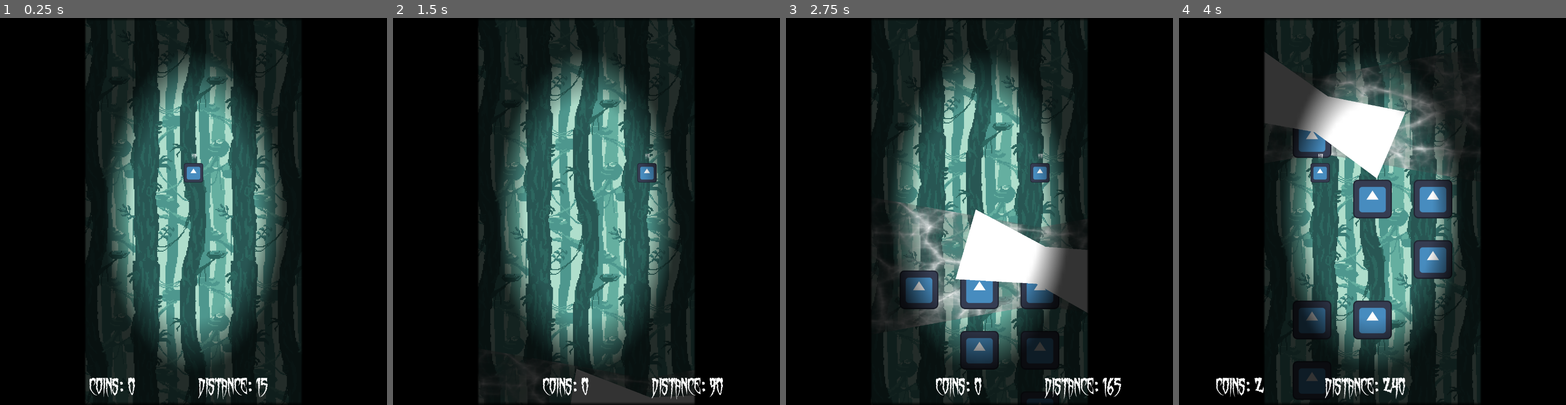
Above: before the commit, frames 1-4 (left to right).
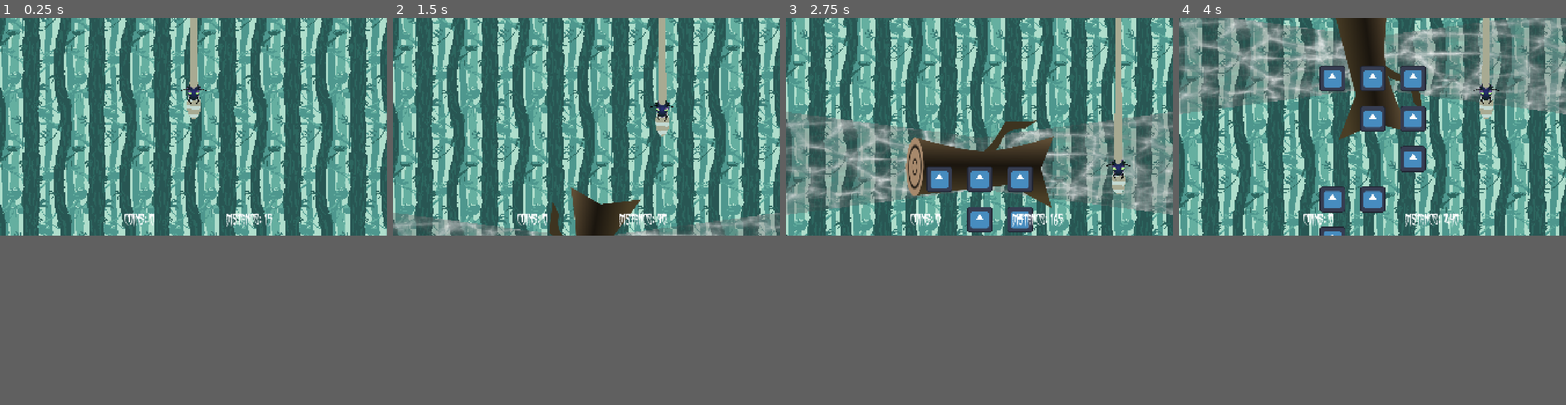
Above: after the commit, the same moments.

Repository: State0fFlux/Spider-Game
Game: Godot game, scene res://scenes/game.tscn
Two runs of this game, one before a commit and one after it. Both use one fixed random seed, a clock stepped at 60 frames per second and the inputs below. The engine's default icon, where the game draws it, is replaced by a stand-in: a white triangle on a blue panel in a dark square.
Inputs:
- Up to frame 1 (0.25 s): no input
- Up to frame 2 (1.5 s): hold D (drift_right, bound only before the commit) 0.53-1.28 s; hold S (move_down, bound only after the commit) from 1.28 s (still down)
- Up to frame 3 (2.75 s): release S (move_down, bound only after the commit) at 2.03 s; hold D (drift_right, bound only before the commit) from 2.03 s (still down)
- Up to frame 4 (4 s): release D (drift_right, bound only before the commit) at 2.78 s; hold W (move_up, bound only after the commit) 2.78-3.53 s; hold A (drift_left, bound only before the commit) from 3.53 s (still down)
In our replay, the window is 800x800 before the commit and 800x450 after it. These sizes can differ from the game's own. Grey fills any space a smaller window leaves; there, only what the larger window draws over its background counts as a difference.

The runs differ from the first frame. In frame 1, 71% of the frame differs, in the area x 0-100%, y 0-100%; in frame 2, 72%; in frame 3, 73%; in frame 4, 72%.

Commit message:
Added artwork
tips on handling bridge colllision mask: https://www.reddit.com/r/godot/comments/ebvzvd/how_to_ignore_collisionshape_input_when_a_other/

Diff:
--- a/globals/global.gd
+++ b/globals/global.gd
@@ -1,10 +1,12 @@
 extends Node
 
-var rotation_angle = 0.0
 var speed = 400
 var dist: int = 0
 
-var drift_position = 0.0
+var wind_from_east = false
+var wind_strength = 0.0
+
+var on_bridge = false
 
 @onready var garbage = $GarbageCollector
 
--- /dev/null
+++ b/objects/player.gd
@@ -0,0 +1,12 @@
+extends CharacterBody2D
+
+const SPEED = 500
+
+func _physics_process(delta: float) -> void:
+
+	var hor_direction = Input.get_axis("move_left", "move_right")
+	velocity.x = move_toward(velocity.x, hor_direction * SPEED, SPEED/10)
+	var ver_direction = Input.get_axis("move_up", "move_down")
+	velocity.y = move_toward(velocity.y, ver_direction * SPEED, SPEED/5)
+
+	move_and_slide()
--- a/objects/player.tscn
+++ b/objects/player.tscn
@@ -1,31 +1,22 @@
 [gd_scene load_steps=4 format=3 uid="uid://c6oh02wusy665"]
 
-[ext_resource type="Texture2D" uid="uid://dloe182145p2o" path="res://icon.svg" id="1_eqqp1"]
+[ext_resource type="Script" uid="uid://7hr8o2sia3ym" path="res://objects/player.gd" id="1_ykyjo"]
+[ext_resource type="Texture2D" uid="uid://dn620hegde1x6" path="res://art/beetle.png" id="2_ykyjo"]
 
-[sub_resource type="Theme" id="Theme_iywne"]
-RichTextLabel/colors/default_color = Color(1, 1, 1, 1)
-RichTextLabel/font_sizes/normal_font_size = 32
+[sub_resource type="CapsuleShape2D" id="CapsuleShape2D_ykyjo"]
+radius = 64.0
+height = 336.0
 
-[sub_resource type="CircleShape2D" id="CircleShape2D_eqqp1"]
-radius = 32.0
-
-[node name="Player" type="Node2D"]
+[node name="Player" type="CharacterBody2D"]
+collision_layer = 2
+collision_mask = 9
+motion_mode = 1
+script = ExtResource("1_ykyjo")
 
 [node name="Sprite2D" type="Sprite2D" parent="."]
 scale = Vector2(0.5, 0.5)
-texture = ExtResource("1_eqqp1")
+texture = ExtResource("2_ykyjo")
 
-[node name="RichTextLabel" type="RichTextLabel" parent="Sprite2D"]
-offset_left = -104.0
-offset_top = -152.0
-offset_right = 112.0
-offset_bottom = -72.0
-theme = SubResource("Theme_iywne")
-text = "hiiii"
-horizontal_alignment = 1
-vertical_alignment = 1
-
-[node name="Area2D" type="Area2D" parent="." groups=["Player"]]
-
-[node name="CollisionShape2D" type="CollisionShape2D" parent="Area2D"]
-shape = SubResource("CircleShape2D_eqqp1")
+[node name="CollisionShape2D" type="CollisionShape2D" parent="."]
+visible = false
+shape = SubResource("CapsuleShape2D_ykyjo")
--- a/objects/web_obstacle.gd
+++ b/objects/web_obstacle.gd
@@ -1,20 +1,27 @@
 extends Node2D
 
-@onready var self_ring = $Polygon2D/Ring/SelfRing
+@onready var bridge = $Bridge
+@onready var webbing = $Polygon2D/WebNoise
+@onready var area = $Area2D
 
 var self_speed = 0.0
 var base = 0.0
 
 # Called when the node enters the scene tree for the first time.
 func _ready() -> void:
-	self_ring.rotation = base
-
+	bridge.rotation = base
+	webbing.texture.noise.seed = randi_range(1,1000)
 
 # Called every frame. 'delta' is the elapsed time since the previous frame.
 func _process(delta: float) -> void:
-	print(position)
 	position.y -= Global.speed * delta
 	if global_position.y <= Global.garbage.global_position.y:
 		queue_free()
 
-	self_ring.rotation += self_speed * delta
+	bridge.rotation += self_speed * delta * (-1.0 if Global.wind_from_east else 1.0)
+
+	var bodies = area.get_overlapping_bodies()
+	for body in bodies:
+		if body.is_in_group("Player") and not Global.on_bridge:
+			get_tree().reload_current_scene()
+		pass
--- a/objects/web_obstacle.tscn
+++ b/objects/web_obstacle.tscn
@@ -1,7 +1,7 @@
 [gd_scene load_steps=7 format=3 uid="uid://cd0tj8f74y82j"]
 
 [ext_resource type="Script" uid="uid://du3o4jkxsh7ov" path="res://objects/web_obstacle.gd" id="1_e33dw"]
-[ext_resource type="Texture2D" uid="uid://basldys7sgo60" path="res://art/bitmap.svg" id="2_4pnbn"]
+[ext_resource type="Texture2D" uid="uid://bn74et1s1yxn8" path="res://art/stick.png" id="2_w6m4c"]
 
 [sub_resource type="Shader" id="Shader_aj0t4"]
 code = "shader_type canvas_item;
@@ -28,34 +28,43 @@
 
 [sub_resource type="NoiseTexture2D" id="NoiseTexture2D_t134x"]
 seamless = true
+seamless_blend_skirt = 1.0
 noise = SubResource("FastNoiseLite_aj0t4")
 
 [node name="Web" type="Node2D"]
 script = ExtResource("1_e33dw")
+metadata/_edit_vertical_guides_ = [-960.0, 960.0]
+
+[node name="Area2D" type="Area2D" parent="."]
+position = Vector2(3.05176e-05, 0)
+scale = Vector2(1.33333, 1)
+collision_layer = 4
+collision_mask = 2
+
+[node name="CollisionPolygon2D" type="CollisionPolygon2D" parent="Area2D"]
+polygon = PackedVector2Array(-720, 256, -720, -256, -2.28882e-05, -128, 720, -256, 720, 256, -2.28882e-05, 128)
 
 [node name="Polygon2D" type="Polygon2D" parent="."]
 clip_children = 1
+position = Vector2(3.05176e-05, 0)
+scale = Vector2(1.33333, 1)
 polygon = PackedVector2Array(720, -256, 720, 256, 0, 128, -720, 256, -720, -256, 0, -128)
-
-[node name="Ring" type="Node2D" parent="Polygon2D" groups=["Obstacle"]]
-
-[node name="SelfRing" type="Node2D" parent="Polygon2D/Ring"]
-
-[node name="Gap" type="Polygon2D" parent="Polygon2D/Ring/SelfRing"]
-z_index = 1
-position = Vector2(-1.33514e-05, 4.06351)
-scale = Vector2(0.75, 1.01587)
-polygon = PackedVector2Array(160, 248, -160, 248, -80, 1.24997, -160, -256, 160, -256, 88, -4.00003)
-
-[node name="OldWheelLol" type="Sprite2D" parent="Polygon2D/Ring/SelfRing"]
-visible = false
-z_index = -1
-position = Vector2(-1.33333, 0)
-texture = ExtResource("2_4pnbn")
-metadata/_edit_lock_ = true
 
 [node name="WebNoise" type="Sprite2D" parent="Polygon2D"]
 material = SubResource("ShaderMaterial_t134x")
 position = Vector2(-4.00001, 16)
 scale = Vector2(2.89062, 1.71875)
 texture = SubResource("NoiseTexture2D_t134x")
+metadata/_edit_lock_ = true
+
+[node name="Bridge" type="Area2D" parent="." groups=["Obstacle"]]
+position = Vector2(3.05176e-05, 0)
+scale = Vector2(1.33333, 1)
+collision_layer = 8
+collision_mask = 2
+
+[node name="Stick" type="Sprite2D" parent="Bridge"]
+texture = ExtResource("2_w6m4c")
+
+[node name="CollisionPolygon2D" type="CollisionPolygon2D" parent="Bridge"]
+polygon = PackedVector2Array(-102, -360, -48, -96, -42, -16, -48, 80, -72, 232, -90, 320, -72, 344, -2.28882e-05, 368, 96, 352, 126, 328, 114, 216, 78, -144, 162, -360, 18, -304)
--- a/objects/web_spawner.gd
+++ b/objects/web_spawner.gd
@@ -8,7 +8,7 @@
 func spawn_instance():
 	var instance = scene.instantiate()
 
-	instance.self_speed = randf_range(-1,1)
+	instance.self_speed = randf_range(0.1,2)
 	instance.base = randf_range(0.0, 2*PI)
 
 	add_child(instance)
--- a/project.godot
+++ b/project.godot
@@ -22,10 +22,9 @@
 
 [display]
 
-window/size/viewport_width=720
-window/size/viewport_height=1280
+window/size/viewport_width=1920
+window/size/viewport_height=1080
 window/stretch/mode="canvas_items"
-window/stretch/aspect="expand"
 window/handheld/orientation=5
 
 [global_group]
@@ -50,16 +49,33 @@
 "events": [Object(InputEventKey,"resource_local_to_scene":false,"resource_name":"","device":-1,"window_id":0,"alt_press …(195 unchanged characters)…
 ]
 }
-drift_left={
+move_left={
 "deadzone": 0.2,
 "events": [Object(InputEventKey,"resource_local_to_scene":false,"resource_name":"","device":-1,"window_id":0,"alt_press …(191 unchanged characters)…
 ]
 }
-drift_right={
+move_right={
 "deadzone": 0.2,
 "events": [Object(InputEventKey,"resource_local_to_scene":false,"resource_name":"","device":-1,"window_id":0,"alt_press …(192 unchanged characters)…
 ]
 }
+move_up={
+"deadzone": 0.2,
+"events": [Object(InputEventKey,"resource_local_to_scene":false,"resource_name":"","device":-1,"window_id":0,"alt_pressed":false,"shift_pressed":false,"ctrl_pressed":false,"meta_pressed":false,"pressed":false,"keycode":0,"physical_keycode":87,"key_label":0,"unicode":119,"location":0,"echo":false,"script":null)
+]
+}
+move_down={
+"deadzone": 0.2,
+"events": [Object(InputEventKey,"resource_local_to_scene":false,"resource_name":"","device":-1,"window_id":0,"alt_pressed":false,"shift_pressed":false,"ctrl_pressed":false,"meta_pressed":false,"pressed":false,"keycode":0,"physical_keycode":83,"key_label":0,"unicode":115,"location":0,"echo":false,"script":null)
+]
+}
+
+[layer_names]
+
+2d_physics/layer_1="Default"
+2d_physics/layer_2="Player"
+2d_physics/layer_3="Web"
+2d_physics/layer_4="Bridge"
 
 [rendering]
 
--- a/scenes/game.gd
+++ b/scenes/game.gd
@@ -1,12 +1,7 @@
 extends Node2D
 
-@onready var cam = $Camera2D
 @onready var parallax = $Background/Parallax2D
-@onready var window = $Camera2D/Window
 @onready var coin_track = $CoinTrack
-@onready var bg = $Background
-@onready var text = $Player/RichTextLabel
-
 @onready var garbage = $GarbageCollector
 
 func _ready() -> void:
@@ -15,53 +10,19 @@
 	Global.speed = 400
 	parallax.autoscroll.y = -Global.speed
 	Global.dist = 0
-	Global.rotation_angle = 0
-	Global.drift_position = 0
+	Global.wind_strength = 0
 	Global.garbage = garbage
-
-	Input.use_accumulated_input = false
-	if OS.get_name() in ["Android", "iOS"]:
-		Global.mobile = true
-	else:
-		Global.mobile = false
-		get_viewport().size = Vector2(1280,1280)
 
 func _process(delta):
 	# Handle distance accumulation
 	Global.dist += Global.speed * delta / 5
-
-	# Handle movement
-	if Global.mobile:
-		var grav = Input.get_gravity()
-
-		# Handle mobile rotation
-		var yaw = Vector2(grav.x, grav.y).normalized()
-		Global.rotation_angle = PI/2 + atan2(yaw.y, yaw.x)
-		cam.rotation = Global.rotation_angle
-
-		# Handle mobile drift
-		# TODO: FIGURE OUT HOW MOBILE DRIFT SHOULD WORK
-		var pitch = asin((grav.rotated(Vector3(0,0,1), Global.rotation_angle)).z)
-
-		text.text = str(grav) + " : " + str(pitch)
-
-		Global.drift_position = Global.drift_position + pitch * 10
-	else:
-		# Handle computer rotation
-		var change
-		Global.rotation_angle += Input.get_axis("rotate_left", "rotate_right") * delta * 4 # for computer debugging
-		window.rotation = Global.rotation_angle
-
-		# Handle computer drift
-		Global.drift_position = Global.drift_position + Input.get_axis("drift_left", "drift_right") * delta * 800
+	Global.wind_strength = Input.get_axis("rotate_left", "rotate_right")
+	if Global.wind_strength < 0 and not Global.wind_from_east or Global.wind_strength > 0 and Global.wind_from_east:
+		Global.wind_strength = 0 # not possible for wind to blow here now!
 
 	for obstacle in get_tree().get_nodes_in_group("Obstacle"):
-		obstacle.rotation = Global.rotation_angle
-
-	Global.drift_position = clamp(Global.drift_position, -200, 200)
-	coin_track.position.x = -Global.drift_position
-	cam.position.x = -Global.drift_position
-	bg.position.x = -Global.drift_position # TODO: fix after updating parallax sprite
+		if Global.wind_strength != 0:
+			obstacle.rotation += Global.wind_strength * 2 * delta
 
 func tween_speed(speed) -> void:
 	var tween = create_tween().set_parallel(true)
@@ -72,3 +33,7 @@
 
 func _on_level_timer_timeout() -> void:
 	tween_speed(1.5 * Global.speed)
+
+
+func _on_wind_timer_timeout() -> void:
+	Global.wind_from_east = not Global.wind_from_east
--- a/scenes/game.tscn
+++ b/scenes/game.tscn
@@ -7,18 +7,9 @@
 [ext_resource type="PackedScene" uid="uid://cl3duxofn5hyw" path="res://objects/coin_spawner.tscn" id="4_7jktm"]
 [ext_resource type="PackedScene" uid="uid://bglkg6s10qbxp" path="res://objects/web_spawner.tscn" id="5_7jktm"]
 
-[sub_resource type="Gradient" id="Gradient_p57ef"]
-colors = PackedColorArray(1, 1, 1, 1, 1, 1, 1, 1)
-
-[sub_resource type="GradientTexture2D" id="GradientTexture2D_u5sy4"]
-gradient = SubResource("Gradient_p57ef")
-fill_from = Vector2(0.5, 0.5)
-fill_to = Vector2(0.1, 0.9)
-metadata/_snap_enabled = true
-
 [sub_resource type="Gradient" id="Gradient_u5sy4"]
-offsets = PackedFloat32Array(0, 0.668831, 1)
-colors = PackedColorArray(1, 1, 1, 1, 1, 1, 1, 1, 0, 0, 0, 1)
+offsets = PackedFloat32Array(0, 0.574675, 0.662338, 0.99026)
+colors = PackedColorArray(1, 1, 1, 1, 1, 1, 1, 1, 0.586583, 0.586583, 0.586583, 1, 0.0904823, 0.0904823, 0.0904823, 1)
 
 [sub_resource type="GradientTexture2D" id="GradientTexture2D_gee14"]
 gradient = SubResource("Gradient_u5sy4")
@@ -55,11 +46,26 @@
 	text = \"Distance: \" + str(Global.dist)
 "
 
+[sub_resource type="Curve" id="Curve_p57ef"]
+_limits = [0.0, 30.0, -1.0, 1.5]
+_data = [Vector2(-0.0542327, 7.34474), 0.0, 0.0, 0, 0, Vector2(0.0648148, 0), 0.0, 0.0, 0, 0]
+point_count = 2
+
 [node name="game" type="Node2D"]
 script = ExtResource("1_80nbo")
-metadata/_edit_vertical_guides_ = [0.0]
+metadata/_edit_vertical_guides_ = [0.0, -960.0, 960.0]
+metadata/_edit_horizontal_guides_ = [540.0, -540.0]
+
+[node name="Border" type="StaticBody2D" parent="."]
+collision_layer = 8
+collision_mask = 3
+
+[node name="CollisionPolygon2D" type="CollisionPolygon2D" parent="Border"]
+build_mode = 1
+polygon = PackedVector2Array(-960, -544, 960, -544, 960, 544, -960, 544)
 
 [node name="Darkness" type="CanvasModulate" parent="."]
+visible = false
 position = Vector2(0, 64)
 color = Color(0, 0, 0, 1)
 
@@ -69,7 +75,6 @@
 
 [node name="Background" type="Node2D" parent="."]
 z_index = -2
-position = Vector2(360, 512)
 
 [node name="Parallax2D" type="Parallax2D" parent="Background"]
 scale = Vector2(0.3, 0.3)
@@ -89,41 +94,35 @@
 [node name="Camera2D" type="Camera2D" parent="."]
 ignore_rotation = false
 
-[node name="Window" type="PointLight2D" parent="Camera2D"]
-position = Vector2(-2.45571e-05, 3.8147e-05)
-scale = Vector2(11.25, 20)
-energy = 0.2
-range_item_cull_mask = 1023
-texture = SubResource("GradientTexture2D_u5sy4")
-offset = Vector2(3.8147e-06, -1.90735e-06)
-metadata/_edit_lock_ = true
-
-[node name="Vignette" type="PointLight2D" parent="Camera2D/Window"]
+[node name="Vignette" type="PointLight2D" parent="Camera2D"]
+visible = false
+position = Vector2(2.38419e-07, 4.76837e-07)
+scale = Vector2(29.875, 16.875)
 energy = 0.8
 texture = SubResource("GradientTexture2D_gee14")
 
-[node name="UI" type="Node2D" parent="Camera2D/Window"]
-position = Vector2(2.18285e-06, -1.90735e-06)
-scale = Vector2(0.0888889, 0.05)
+[node name="UI" type="Node2D" parent="Camera2D"]
+position = Vector2(-7.15256e-07, 0)
+scale = Vector2(2.65556, 0.84375)
 
-[node name="CanvasLayer" type="CanvasLayer" parent="Camera2D/Window/UI"]
+[node name="CanvasLayer" type="CanvasLayer" parent="Camera2D/UI"]
 follow_viewport_enabled = true
 
-[node name="Coins Label" type="RichTextLabel" parent="Camera2D/Window/UI/CanvasLayer"]
+[node name="Coins Label" type="RichTextLabel" parent="Camera2D/UI/CanvasLayer"]
 offset_left = -344.0
-offset_top = 528.0
+offset_top = 408.0
 offset_right = -16.0
-offset_bottom = 624.0
+offset_bottom = 504.0
 theme = ExtResource("3_p57ef")
 text = "Coins: 0"
 vertical_alignment = 1
 script = SubResource("GDScript_iywne")
 
-[node name="Distance Label" type="RichTextLabel" parent="Camera2D/Window/UI/CanvasLayer"]
-offset_left = 16.0
-offset_top = 528.0
-offset_right = 344.0
-offset_bottom = 624.0
+[node name="Distance Label" type="RichTextLabel" parent="Camera2D/UI/CanvasLayer"]
+offset_left = 160.0
+offset_top = 408.0
+offset_right = 488.0
+offset_bottom = 504.0
 text = "Distance: 0"
 vertical_alignment = 1
 script = SubResource("GDScript_p57ef")
@@ -131,6 +130,14 @@
 [node name="Player" parent="." instance=ExtResource("3_iywne")]
 z_index = 5
 position = Vector2(0, -128)
+scale = Vector2(0.5, 0.5)
+
+[node name="Line2D" type="Line2D" parent="Player"]
+z_index = -1
+points = PackedVector2Array(0, -96, 0, -3952)
+width = 20.0
+width_curve = SubResource("Curve_p57ef")
+default_color = Color(0.658824, 0.666667, 0.572549, 1)
 
 [node name="WebSpawner" parent="." instance=ExtResource("5_7jktm")]
 position = Vector2(0, 1280)
@@ -156,5 +163,10 @@
 position = Vector2(200, 0)
 metadata/_edit_lock_ = true
 
+[node name="windTimer" type="Timer" parent="."]
+wait_time = 30.0
+autostart = true
+
 [connection signal="timeout" from="obstacleTimer" to="WebSpawner" method="_on_obstacle_timer_timeout"]
 [connection signal="timeout" from="levelTimer" to="." method="_on_level_timer_timeout"]
+[connection signal="timeout" from="windTimer" to="." method="_on_wind_timer_timeout"]
Binary file added: art/beetle.png
Not shown, added: art/beetle.png.import
Binary file added: art/leaf.png
Not shown, added: art/leaf.png.import
Binary file added: art/stick.png
Not shown, added: art/stick.png.import
Not shown, added: objects/player.gd.uid
Not shown: 1 places in scenes/game.tscn that only renumber resources
